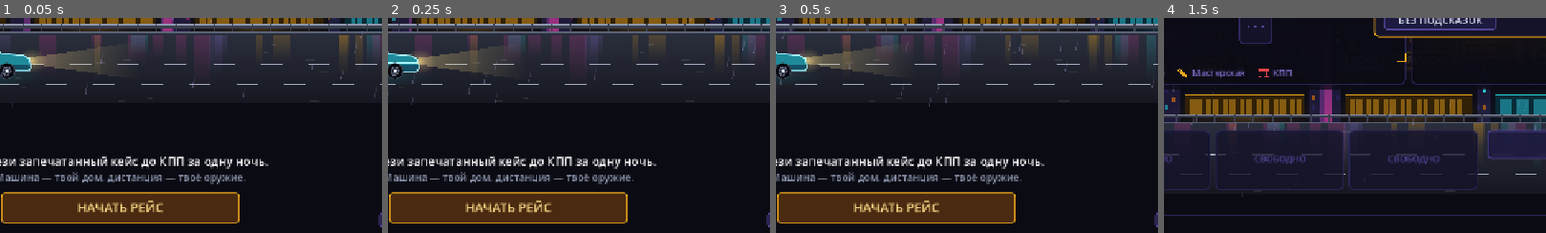
Above: before the commit, frames 1-4 (left to right).
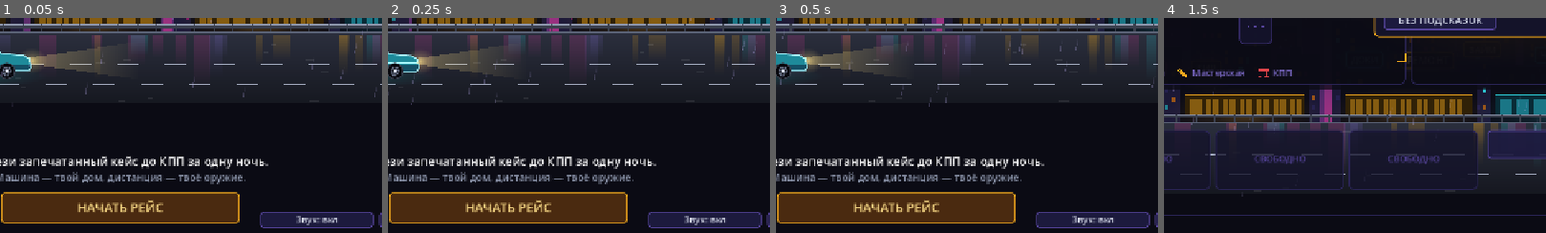
Above: after the commit, the same moments.

Repository: ggamarin/neon-drift
Game: Godot game, scene res://main.tscn
Same seed, same stepped clock (60 frames per second), same inputs: the game is played once before the commit and once after it.
Inputs (mouse positions are % of the whole screen's width and height, from its top left):
- Up to frame 1 (0.05 s): no input
- Up to frame 2 (0.25 s): no input
- Up to frame 3 (0.5 s): no input
- Up to frame 4 (1.5 s): tap Enter at 0.5 s; move the mouse to (72, 45) at 0.52 s; hold Up 0.53-1.28 s; tap 1 at 0.6, 1.35 s; click (72, 45) at 0.67 s; tap Space at 0.77 s; move the mouse to (30, 55) at 1.27 s; hold Down from 1.28 s (still down)
The pictures show only the part of the screen within x 34-84%, y 50-100%; the shares and areas given below are measured in that part.

The runs differ from the first frame. In frame 1, 2.2% of the frame differs, in the area x 68-98%, y 90-98%; in frame 2, 2.2%; in frame 3, 2.2%; in frame 4, nothing differs.

Commit message:
Godot-демо: звук синтезом и сборка под Windows
Звук синтезируется кодом при запуске, файлов нет: эффекты, гул
мотора (тон зависит от режима езды), шум дождя и музыкальная петля
на 4 такта; ударные вступают в бою. Музыка строится по кусочку
за кадр, чтобы не подвешивать запуск. Кнопка «Звук» на стартовом
экране, настройка сохраняется.

Добавлен пресет экспорта под Windows (один exe со вшитым пакетом)
и аккуратный выход: звук останавливается до закрытия.

Co-Authored-By: Claude Fable 5.2 <noreply@anthropic.com>
Claude-Session: https://claude.ai/code/session_01F83P2yJP49TxMG3iabvw66

Diff:
--- a/godot/main.gd
+++ b/godot/main.gd
@@ -3,6 +3,7 @@
 #   scripts/model.gd — логика (порт JS-прототипа, проверен эталонными заездами),
 #   scripts/data.gd  — контент (генерируется из src/data.js),
 #   scripts/art.gd   — графика (полигоны, градиенты, свечение),
+#   scripts/audio.gd — звук (синтезируется кодом при запуске),
 #   main.gd          — экраны, ввод, подсказки.
 # Интерфейс — immediate-mode: каждый кадр экран рисуется заново из состояния S,
 # все изменения идут через go(action).
@@ -10,6 +11,7 @@
 const M = preload("res://scripts/model.gd")
 const D = preload("res://scripts/data.gd")
 const A = preload("res://scripts/art.gd")
+const Audio = preload("res://scripts/audio.gd")
 
 const W = 1280.0
 const H = 720.0
@@ -40,6 +42,7 @@
 var world: Canvas
 var hud: Canvas
 var rain: CPUParticles2D
+var audio: Node
 
 var t := 0.0
 var dt := 0.016
@@ -89,11 +92,15 @@
 	world = _canvas(_paint_world)
 	_make_rain()
 	hud = _canvas(_paint_hud)
+	audio = Audio.new()
+	add_child(audio)
 	_load_prefs()
+	get_tree().set_auto_accept_quit(false)   # выходим сами: сначала глушим звук
 	new_game(-1)
 	for arg in OS.get_cmdline_user_args():
 		if arg.begins_with("--tour="): _run_tour(arg.trim_prefix("--tour="))
 		elif arg == "--replay": _run_replay()
+		elif arg.begins_with("--audio-dump="): _run_audio_dump(arg.trim_prefix("--audio-dump="))
 
 func _canvas(painter: Callable) -> Canvas:
 	var c = Canvas.new()
@@ -142,12 +149,23 @@
 	if cf.load("user://neon-drift.cfg") == OK:
 		seen = cf.get_value("hints", "seen", {})
 		hints_off = cf.get_value("hints", "off", false)
+		audio.muted = cf.get_value("audio", "muted", false)
 
 func _save_prefs() -> void:
 	var cf = ConfigFile.new()
 	cf.set_value("hints", "seen", seen)
 	cf.set_value("hints", "off", hints_off)
+	cf.set_value("audio", "muted", audio.muted)
 	cf.save("user://neon-drift.cfg")
+
+func _notification(what: int) -> void:
+	if what == NOTIFICATION_WM_CLOSE_REQUEST: _quit(0)
+
+func _quit(code: int) -> void:
+	audio.stop_all()
+	set_process(false)
+	for i in 4: await get_tree().process_frame
+	get_tree().quit(code)
 
 # ---------- кадр ----------
 
@@ -178,6 +196,10 @@
 	if absf(want - car_lane) < 0.03: car_lane = want
 	var la = mini(1, int(floor(car_lane)))
 	car_px = roundf(A.LANES[la] + (A.LANES[la + 1] - A.LANES[la]) * (car_lane - la)) + cy
+	# мотор слышен, пока машина едет; чем быстрее режим, тем выше тон
+	var rolling = S.screen == "title" or S.screen == "battle" or (S.screen == "drive" and speed > 0.0)
+	var pitch = clampf(442.0 / D.MODES[S.drive.mode].tick, 0.8, 1.4) if S.screen == "drive" else (1.1 if S.screen == "battle" else 1.0)
+	audio.update(dt, S.screen, rolling, pitch)
 	world.queue_redraw()
 	hud.queue_redraw()
 
@@ -308,6 +330,7 @@
 	if o.has("line3"): tx(o.line3, x + 12, y + 56, A.VIOLET2 if off else o.get("line3_col", A.GREY), 15)
 	if hot and click:
 		click = false
+		audio.sfx("click")
 		return true
 	return false
 
@@ -374,6 +397,10 @@
 		if S.screen == "battle":
 			disp = {}
 			lock_until = 0.0
+			audio.sfx("alarm")
+		if S.screen == "result": audio.sfx(("win" if S.over.win else "lose") if S.over != null else "ok", -7.0)
+	if a.type == "steer": audio.sfx("steer", -14.0)
+	elif a.type == "endTurn": audio.sfx("turn")
 	return true
 
 func _take_fx() -> void:
@@ -387,9 +414,11 @@
 			var text = D.RES_NAME[ob.res].to_upper() + (" +" if ob.n > 0 else " −") + str(abs(ob.n))
 			floats.append({"x": CAR_X + 96, "y": car_px - 96, "text": text, "col": A.MAG_L if bad else (A.CYAN_L if ob.res == "charge" else A.AMB_L), "t0": t, "hurt": false, "from": -1, "on": false})
 			if bad: shake_until = t + 0.16
+			audio.sfx("hit" if bad else "pick")
 		elif S.screen == "battle" and e.k == "dmg":
 			var p = disp.get(e.i)
 			floats.append({"x": p.x + p.w / 2.0 if p != null else 800.0, "y": p.y - p.h - 70 if p != null else 300.0, "text": "−" + str(e.n), "col": Color.WHITE, "t0": t, "hurt": false, "from": -1, "on": false})
+			audio.sfx("hit")
 		elif S.screen == "battle" and e.k == "hurt":
 			floats.append({"x": CAR_X + 96, "y": car_px - 96, "text": D.RES_NAME[e.res].to_upper() + " −" + str(e.n), "col": res_col[e.res], "t0": t0, "hurt": true, "from": e.i, "on": false})
 			t0 += 0.45
@@ -406,6 +435,7 @@
 			f.on = true
 			if f.hurt:
 				shake_until = t + 0.18
+				audio.sfx("hurt", -6.0)
 				flash = {"i": f.from, "until": t + 0.24}
 		label(f.text, clampf(f.x, 80, W - 80), roundf(f.y - a * 44.0), f.col, 19)
 
@@ -468,6 +498,9 @@
 	if btn(440, 652, 400, 52, "НАЧАТЬ РЕЙС", {"accent": true, "size": 21}) or key_ok(): go({"type": "start"})
 	tx("Сид заезда: " + str(S.seed), 16, 660, A.LAV, 15)
 	if btn(16, 684, 150, 28, "Другой сид", {"size": 15}): new_game(-1)
+	if btn(874, 684, 190, 28, "Звук: выкл" if audio.muted else "Звук: вкл", {"size": 15}):
+		audio.muted = not audio.muted
+		_save_prefs()
 	if btn(1074, 684, 190, 28, "Подсказки: выкл" if hints_off else "Подсказки: вкл", {"size": 15}):
 		hints_off = not hints_off
 		if not hints_off: seen = {}   # включили заново — покажем всё с начала
@@ -1181,7 +1214,15 @@
 	S.screen = "end"
 	await _shot(dir, "17-end")
 	print("tour: готово")
-	get_tree().quit()
+	_quit(0)
+
+# Сохраняет весь синтезированный звук в WAV: godot --path godot -- --audio-dump=/папка
+func _run_audio_dump(dir: String) -> void:
+	var t0 = Time.get_ticks_msec()
+	if not audio.has_music: await audio.music_ready
+	audio.dump(dir)
+	print("audio: музыка готова через ", Time.get_ticks_msec() - t0, " мс после запуска, файлы в ", dir)
+	_quit(0)
 
 # Прогон эталонных заездов через настоящий интерфейс: каждый шаг отрисовывается.
 # godot --path godot -- --replay
@@ -1199,7 +1240,7 @@
 			for k in raw: a[k] = int(raw[k]) if typeof(raw[k]) == TYPE_FLOAT and raw[k] == floor(raw[k]) else raw[k]
 			if not go(a):
 				print("replay: действие отклонено ", a)
-				get_tree().quit(1)
+				_quit(1)
 				return
 			shown[S.screen] = shown.get(S.screen, 0) + 1
 			total += 1
@@ -1207,7 +1248,7 @@
 			await get_tree().process_frame
 		if S.screen != "end":
 			print("replay: заезд не дошёл до финала, сид ", run.seed)
-			get_tree().quit(1)
+			_quit(1)
 			return
 	print("replay: готово, шагов ", total, ", экраны ", shown)
-	get_tree().quit()
+	_quit(0)
--- /dev/null
+++ b/godot/scripts/audio.gd
@@ -0,0 +1,267 @@
+extends Node
+# Звук демо. Всё синтезируется кодом при запуске — звуковых файлов в проекте нет.
+#   эффекты  — короткие сигналы: клик, удар, урон, подбор, тревога, победа, поражение;
+#   мотор    — зацикленный гул, высота и громкость зависят от скорости;
+#   дождь    — зацикленный шум;
+#   музыка   — петля на 4 такта (пэд, бас, арпеджио) и отдельная дорожка ударных,
+#              которая звучит только в бою. Музыка строится по кусочку за кадр, чтобы не подвешивать запуск.
+
+signal music_ready
+
+const RATE = 22050        # эффекты и петли окружения
+const MRATE = 11025       # музыка: нарочно «lo-fi», вдвое дешевле в синтезе
+const BEAT = 0.6          # 100 ударов в минуту
+const BARS = 4
+
+# Аккорды петли: ля минор — фа — до — соль. [бас, три ноты пэда]
+const CHORDS = [
+	[110.0, 220.0, 261.63, 329.63],
+	[87.31, 174.61, 220.0, 261.63],
+	[130.81, 261.63, 329.63, 392.0],
+	[98.0, 196.0, 246.94, 293.66],
+]
+
+var muted := false
+var has_music := false
+
+var _b := PackedFloat32Array()   # рабочий буфер синтеза
+var _rate := RATE
+var _streams := {}
+var _pool: Array = []
+var _next := 0
+var _engine: AudioStreamPlayer
+var _rain: AudioStreamPlayer
+var _music: AudioStreamPlayer
+var _drums: AudioStreamPlayer
+
+func _ready() -> void:
+	for i in 8:
+		var p = AudioStreamPlayer.new()
+		add_child(p)
+		_pool.append(p)
+	_build_sfx()
+	_engine = _player(_make_engine(), -80.0)
+	_rain = _player(_make_rain(), -80.0)
+	_engine.play()
+	_rain.play()
+	_build_music()
+
+# Останавливает всё, что играет. Вызывается перед выходом: звуковому серверу нужно
+# пару кадров, чтобы отпустить воспроизведение, иначе движок сообщает об утечке.
+func stop_all() -> void:
+	for c in get_children():
+		if c is AudioStreamPlayer: c.stop()
+
+# ---------- управление ----------
+
+func sfx(id: String, db: float = -9.0) -> void:
+	if muted or not _streams.has(id): return
+	var p: AudioStreamPlayer = _pool[_next]
+	_next = (_next + 1) % _pool.size()
+	p.stream = _streams[id]
+	p.volume_db = db
+	p.play()
+
+# Вызывается каждый кадр: подстраивает громкости и высоту мотора под происходящее.
+func update(dt: float, screen: String, moving: bool, pitch: float) -> void:
+	var k = minf(1.0, dt * 4.0)
+	var off = -80.0
+	_engine.volume_db = lerpf(_engine.volume_db, off if muted or not moving else -25.0, k)
+	_engine.pitch_scale = lerpf(_engine.pitch_scale, pitch, k)
+	_rain.volume_db = lerpf(_rain.volume_db, off if muted else -27.0, k)
+	if has_music:
+		_music.volume_db = lerpf(_music.volume_db, off if muted else (-19.0 if screen == "battle" else -16.0), k)
+		_drums.volume_db = lerpf(_drums.volume_db, off if muted or screen != "battle" else -13.0, k)
+
+# Сохраняет всё синтезированное в WAV — для проверки без звуковой карты.
+func dump(dir: String) -> void:
+	DirAccess.make_dir_recursive_absolute(dir)
+	for id in _streams: _streams[id].save_to_wav(dir.path_join("sfx-" + id + ".wav"))
+	_engine.stream.save_to_wav(dir.path_join("loop-engine.wav"))
+	_rain.stream.save_to_wav(dir.path_join("loop-rain.wav"))
+	if has_music:
+		_music.stream.save_to_wav(dir.path_join("loop-music.wav"))
+		_drums.stream.save_to_wav(dir.path_join("loop-drums.wav"))
+
+# ---------- синтез ----------
+
+func _player(stream: AudioStream, db: float) -> AudioStreamPlayer:
+	var p = AudioStreamPlayer.new()
+	p.stream = stream
+	p.volume_db = db
+	add_child(p)
+	return p
+
+func _begin(sec: float, rate: int) -> void:
+	_rate = rate
+	_b = PackedFloat32Array()
+	_b.resize(int(sec * rate))
+	_b.fill(0.0)
+
+# Добавляет ноту в рабочий буфер.
+# wave: 0 синус, 1 меандр, 2 пила, 3 шум, 4 мягкая пила, 5 мягкий меандр (суммы гармоник, без резких краёв).
+# shape: 0 — щипок с затуханием, 1 — «подушка» sin² (соседние отрезки складываются в ровный звук), 2 — ровно.
+# wrap: хвост, вышедший за конец буфера, заворачивается в начало — так петля получается бесшовной.
+func _note(at: float, dur: float, f0: float, f1: float, wave: int, vol: float, attack: float = 0.004, shape: int = 0, wrap: bool = false) -> void:
+	var n = _b.size()
+	var start = int(at * _rate)
+	var count = int(dur * _rate)
+	var atk = maxf(1.0, attack * _rate)
+	var phase = fmod(f0 * at, 1.0) if shape == 1 else 0.0
+	for i in count:
+		var k = float(i) / count
+		phase += (f0 + (f1 - f0) * k) / _rate
+		var v = 0.0
+		if wave == 0: v = sin(phase * TAU)
+		elif wave == 1: v = 1.0 if fmod(phase, 1.0) < 0.5 else -1.0
+		elif wave == 2: v = 2.0 * fmod(phase, 1.0) - 1.0
+		elif wave == 3: v = randf() * 2.0 - 1.0
+		elif wave == 4: v = sin(phase * TAU) + 0.45 * sin(phase * TAU * 2.0) + 0.22 * sin(phase * TAU * 3.0)
+		else: v = sin(phase * TAU) + 0.33 * sin(phase * TAU * 3.0) + 0.16 * sin(phase * TAU * 5.0)
+		var env = 1.0
+		if shape == 1: env = pow(sin(PI * k), 2.0)
+		elif shape == 2: env = minf(1.0, i / atk) * minf(1.0, (count - i) / atk)
+		else: env = minf(1.0, i / atk) * (1.0 - k) * (1.0 - k)
+		var j = start + i
+		if j >= n:
+			if not wrap: break
+			j %= n
+		_b[j] += v * env * vol
+
+# Простой фильтр низких частот: сглаживает шум.
+func _lowpass(alpha: float) -> void:
+	var y = 0.0
+	for i in _b.size():
+		y += alpha * (_b[i] - y)
+		_b[i] = y
+
+# Делает петлю бесшовной: конец плавно переходит в начало, лишний хвост отрезается.
+func _seam(fade_sec: float) -> void:
+	var fade = int(fade_sec * _rate)
+	var n = _b.size() - fade
+	for i in fade:
+		var k = float(i) / fade
+		_b[i] = _b[i] * k + _b[n + i] * (1.0 - k)
+	_b.resize(n)
+
+func _finish(loop: bool, peak: float = 0.9) -> AudioStreamWAV:
+	var top = 0.0001
+	for v in _b: top = maxf(top, absf(v))
+	var gain = peak / top
+	var data = PackedByteArray()
+	data.resize(_b.size() * 2)
+	for i in _b.size(): data.encode_s16(i * 2, int(clampf(_b[i] * gain, -1.0, 1.0) * 32767.0))
+	return _wav(data, loop)
+
+func _wav(data: PackedByteArray, loop: bool) -> AudioStreamWAV:
+	var w = AudioStreamWAV.new()
+	w.format = AudioStreamWAV.FORMAT_16_BITS
+	w.mix_rate = _rate
+	w.stereo = false
+	w.data = data
+	if loop:
+		w.loop_mode = AudioStreamWAV.LOOP_FORWARD
+		w.loop_begin = 0
+		w.loop_end = data.size() >> 1
+	return w
+
+func _build_sfx() -> void:
+	_begin(0.06, RATE); _note(0, 0.06, 740, 740, 5, 1.0)
+	_streams["click"] = _finish(false, 0.5)
+	_begin(0.1, RATE); _note(0, 0.1, 300, 520, 0, 1.0)
+	_streams["steer"] = _finish(false, 0.45)
+	_begin(0.16, RATE); _note(0, 0.16, 240, 70, 1, 0.8); _note(0, 0.08, 0, 0, 3, 0.5)
+	_streams["hit"] = _finish(false, 0.8)
+	_begin(0.26, RATE); _note(0, 0.26, 150, 50, 2, 0.9); _note(0, 0.12, 0, 0, 3, 0.6)
+	_streams["hurt"] = _finish(false, 0.9)
+	_begin(0.2, RATE); _note(0, 0.09, 660, 660, 5, 1.0); _note(0.07, 0.13, 990, 990, 5, 1.0)
+	_streams["pick"] = _finish(false, 0.6)
+	_begin(0.1, RATE); _note(0, 0.1, 520, 520, 5, 1.0)
+	_streams["ok"] = _finish(false, 0.5)
+	_begin(0.2, RATE); _note(0, 0.2, 110, 60, 0, 1.0)
+	_streams["turn"] = _finish(false, 0.8)
+	_begin(0.5, RATE); _note(0, 0.16, 330, 330, 1, 1.0); _note(0.17, 0.16, 440, 440, 1, 1.0); _note(0.34, 0.16, 330, 330, 1, 1.0)
+	_streams["alarm"] = _finish(false, 0.6)
+	_begin(0.9, RATE); _note(0, 0.25, 523.25, 523.25, 5, 1.0); _note(0.14, 0.25, 659.25, 659.25, 5, 1.0); _note(0.28, 0.6, 783.99, 783.99, 5, 1.0)
+	_streams["win"] = _finish(false, 0.7)
+	_begin(0.7, RATE); _note(0, 0.7, 220, 55, 2, 1.0)
+	_streams["lose"] = _finish(false, 0.8)
+
+# Мотор: гул с гармониками и лёгкой пульсацией. Все частоты целые, поэтому секунда зацикливается без шва.
+func _make_engine() -> AudioStreamWAV:
+	_begin(1.0, RATE)
+	for i in _b.size():
+		var x = float(i) / RATE * TAU
+		var v = 0.0
+		for h in range(1, 6): v += sin(x * 60.0 * h) / h
+		v *= 1.0 + 0.25 * sin(x * 12.0)
+		v += 0.12 * sin(x * 420.0 + 2.0 * sin(x * 6.0))
+		_b[i] = v
+	return _finish(true, 0.8)
+
+func _make_rain() -> AudioStreamWAV:
+	_begin(3.3, RATE)
+	for i in _b.size(): _b[i] = randf() * 2.0 - 1.0
+	_lowpass(0.35)
+	_seam(0.3)
+	return _finish(true, 0.8)
+
+# Музыка строится в фоне: после каждой ноты проверяем, не пора ли отдать кадр игре.
+func _build_music() -> void:
+	var length = BEAT * 4.0 * BARS
+	var mark = Time.get_ticks_msec()
+	# мелодическая дорожка: пэд, бас, арпеджио с эхом
+	_begin(length, MRATE)
+	for bar in BARS:
+		var ch = CHORDS[bar]
+		var t0 = bar * 4.0 * BEAT
+		for seg in 8:                       # пэд: отрезки по одной доле с шагом в полдоли
+			for q in 3:
+				_note(t0 + seg * BEAT * 0.5, BEAT, ch[q + 1], ch[q + 1], 0, 0.16, 0.004, 1, true)
+				if Time.get_ticks_msec() - mark > 5:
+					await get_tree().process_frame
+					mark = Time.get_ticks_msec()
+		for e in 8:                         # бас: восьмые на тонике
+			_note(t0 + e * BEAT * 0.5, BEAT * 0.45, ch[0], ch[0], 4, 0.3, 0.006, 0, true)
+		for s in 16:                        # арпеджио: шестнадцатые по нотам аккорда октавой выше
+			var f = ch[1 + [0, 1, 2, 1][s % 4]] * 2.0
+			var at = t0 + s * BEAT * 0.25
+			_note(at, BEAT * 0.4, f, f, 5, 0.14, 0.003, 0, true)
+			_note(at + BEAT * 0.75, BEAT * 0.4, f, f, 5, 0.05, 0.003, 0, true)
+			if Time.get_ticks_msec() - mark > 5:
+				await get_tree().process_frame
+				mark = Time.get_ticks_msec()
+	var melody = await _finish_async(0.8)
+	# ударные: бочка на 1 и 3, малый на 2 и 4, хэт на восьмых
+	_begin(length, MRATE)
+	for beat in BARS * 4:
+		var at2 = beat * BEAT
+		if beat % 2 == 0: _note(at2, 0.2, 130, 45, 0, 1.0, 0.002, 0, true)
+		else:
+			_note(at2, 0.14, 0, 0, 3, 0.5, 0.001, 0, true)
+			_note(at2, 0.1, 190, 150, 0, 0.4, 0.001, 0, true)
+		_note(at2, 0.035, 0, 0, 3, 0.16, 0.001, 0, true)
+		_note(at2 + BEAT * 0.5, 0.035, 0, 0, 3, 0.22, 0.001, 0, true)
+		if Time.get_ticks_msec() - mark > 5:
+			await get_tree().process_frame
+			mark = Time.get_ticks_msec()
+	var drums = await _finish_async(0.85)
+	_music = _player(melody, -80.0)
+	_drums = _player(drums, -80.0)
+	_music.play()
+	_drums.play()
+	has_music = true
+	music_ready.emit()
+
+# То же, что _finish для петли, но с передышками между кусками.
+func _finish_async(peak: float) -> AudioStreamWAV:
+	var top = 0.0001
+	for v in _b: top = maxf(top, absf(v))
+	await get_tree().process_frame
+	var gain = peak / top
+	var data = PackedByteArray()
+	data.resize(_b.size() * 2)
+	for i in _b.size():
+		data.encode_s16(i * 2, int(clampf(_b[i] * gain, -1.0, 1.0) * 32767.0))
+		if i % 20000 == 19999: await get_tree().process_frame
+	return _wav(data, true)
Not shown, changed: godot/export_presets.cfg
Not shown, added: godot/scripts/audio.gd.uid
Not shown, changed: godot-web/index.pck
